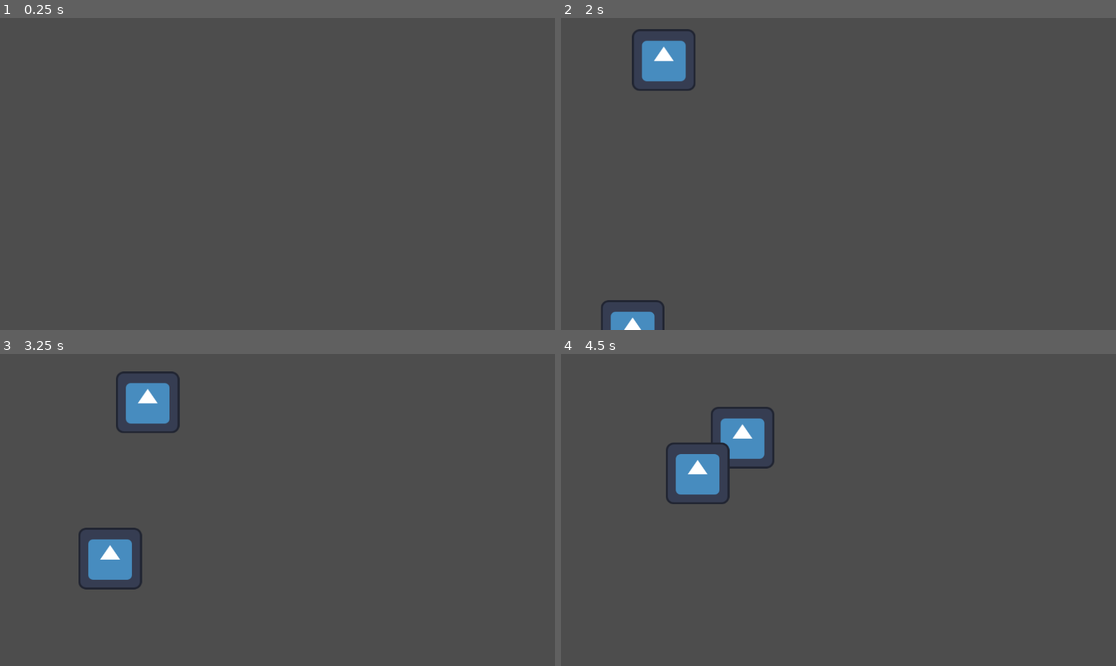
Above: before the commit, frames 1-4 (two rows, left to right).
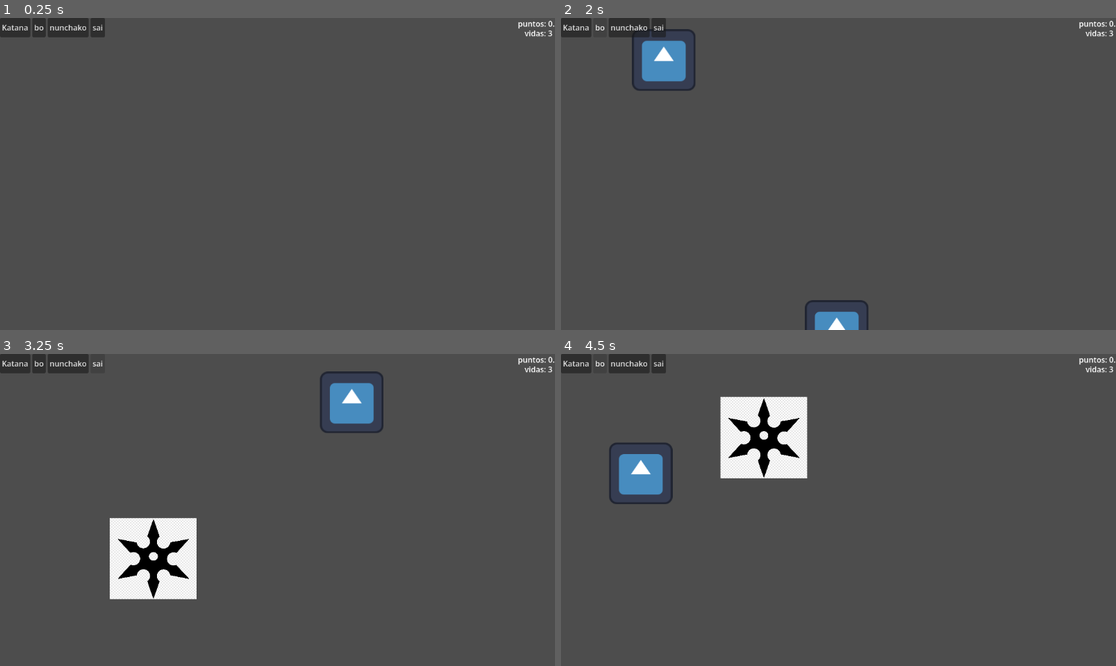
Above: after the commit, the same moments.

Repository: Vivasoscas272727/tortugas-ninja
Game: Godot game, scene res://nivel_1.tscn
The game is run twice, just before and just after one commit, with the same random seed, the same clock (stepped at 60 frames per second) and the same inputs. This scene is started directly instead of the project's main scene. The engine's default icon, where the game draws it, is replaced by a stand-in: a white triangle on a blue panel in a dark square.
Inputs (mouse positions are in pixels of both pictures, inside the frame that each line leads up to):
- Up to frame 1 (0.25 s): no input
- Up to frame 2 (2 s): click (577, 27) at 0.5 s, where only the run after the commit has a clickable "Katana"; click (599, 27) at 1.25 s, where only the run after the commit has a clickable "bo"
- Up to frame 3 (3.25 s): click (66, 363) at 2 s, where only the run after the commit has a clickable "nunchako"; click (99, 363) at 2.75 s, where only the run after the commit has a clickable "sai"
- Up to frame 4 (4.5 s): click (577, 363) at 3.5 s, where only the run after the commit has a clickable "Katana"; click (599, 363) at 4.25 s, where only the run after the commit has a clickable "bo"

The runs differ from the first frame. In frame 1, 1.1% of the frame differs, in the area x 0-100%, y 0-7%; in frame 2, 2.2%; in frame 3, 8.4%, in the area x 0-100%, y 0-79%; in frame 4, 7.7%.

Commit message:
mejoras del juego

Diff:
--- /dev/null
+++ b/juego-tortugas-ninja/bomba.tscn
@@ -0,0 +1,19 @@
+[gd_scene format=3 uid="uid://dyc6cw5sv7tm1"]
+
+[ext_resource type="Script" uid="uid://cu6q4ogivwp3t" path="res://pizza.gd" id="1_ncxna"]
+[ext_resource type="Texture2D" uid="uid://bycvlekqatf5i" path="res://shuriken.png" id="2_ncxna"]
+
+[sub_resource type="CircleShape2D" id="CircleShape2D_i514n"]
+radius = 82.75868
+
+[node name="Bomba" type="RigidBody2D" unique_id=230791850 groups=["bomba"]]
+script = ExtResource("1_ncxna")
+
+[node name="Sprite2D" type="Sprite2D" parent="." unique_id=1602271585]
+scale = Vector2(0.2, 0.194)
+texture = ExtResource("2_ncxna")
+
+[node name="CollisionShape2D" type="CollisionShape2D" parent="." unique_id=1499505079]
+position = Vector2(5.0000305, 1)
+scale = Vector2(-0.8461582, 0.7916678)
+shape = SubResource("CircleShape2D_i514n")
--- a/juego-tortugas-ninja/estela_arma.gd
+++ b/juego-tortugas-ninja/estela_arma.gd
@@ -1,6 +1,6 @@
 extends Line2D
 
-# 1. LAS VARIABLES (Tienen que ir siempre arriba del todo)
+# 1. LAS VARIABLES
 var longitud_estela = 10
 
 var DATOS_ARMAS = {
@@ -11,6 +11,10 @@
 }
 
 var arma_actual = "katana"
+
+# >>> ESTO FALTABA: Cargar la escena de los pedazos en memoria <<<
+var escena_pedazos = preload("res://objeto_roto.tscn")
+
 
 # 2. SE EJECUTA AL INICIAR
 func _ready() -> void:
@@ -24,7 +28,7 @@
 		self.width = DATOS_ARMAS[nombre_arma]["grosor"]
 		print("Arma cambiada a: ", nombre_arma)
 
-# 4. SE EJECUTA TODO EL TIEMPO (Dibuja la línea y mueve la colisión)
+# 4. SE EJECUTA TODO EL TIEMPO
 func _process(_delta: float) -> void:
 	var pos_raton = get_global_mouse_position()
 
@@ -37,5 +41,25 @@
 	$Area2D.global_position = pos_raton
 
 
+# >>> ESTO FALTABA: La nueva lógica de explosión <<<
 func _on_area_2d_body_entered(body: Node2D) -> void:
-	body.queue_free()
+	# 1. Comprobamos que el objeto tocado sea el original y no un pedazo suelto
+	if body.is_in_group("enemigo"):
+		var pedazos = escena_pedazos.instantiate()
+		pedazos.global_position = body.global_position
+
+		# 2. call_deferred le dice a Godot: "Espera a que termine el choque para meter esto"
+		get_tree().current_scene.call_deferred("add_child", pedazos)
+
+		get_tree().current_scene.sumar_punto()
+		# 3. Eliminamos el robot original
+		body.queue_free()
+
+	elif body.is_in_group("bomba"):
+		# Le avisamos al nivel principal que reste una vida
+		get_tree().current_scene.restar_vida()
+
+		# Opcional: Podrías añadir un efecto de explosión aquí después
+
+		# Destruimos la bomba para que no siga cayendo
+		body.queue_free()
--- a/juego-tortugas-ninja/nivel_1.gd
+++ b/juego-tortugas-ninja/nivel_1.gd
@@ -2,13 +2,38 @@
 
 # 1. Esto tiene que ir aquí arriba. Revisa que "pizza.tscn" sea exactamente el nombre de tu archivo.
 var molde_pizza = preload("res://pizza.tscn")
+var molde_bomba = preload("res://bomba.tscn")
+var puntos = 0
+var vidas = 5
 
 func _ready() -> void:
 	pass
 
 func _on_timeout() -> void:
-	print("¡El reloj funcionó y fabricó una pizza!")
+	# 1. Elegimos una posición al azar en la pantalla
 	var posicion_x_azar = randf_range(50, 750)
-	var nueva_pizza = molde_pizza.instantiate()
-	nueva_pizza.position = Vector2(posicion_x_azar,650)
-	add_child(nueva_pizza)
+
+	# 2. Tiramos el dado virtual del 1 al 10
+	var dado = randi_range(1, 10)
+	var nuevo_objeto
+
+	# 3. Decidimos qué fabricar
+	if dado <= 7:
+		nuevo_objeto = molde_pizza.instantiate()
+	else:
+		nuevo_objeto = molde_bomba.instantiate()
+
+	# 4. Lo colocamos y lo añadimos a la pantalla
+	nuevo_objeto.position = Vector2(posicion_x_azar, 650)
+	add_child(nuevo_objeto)
+
+func sumar_punto() -> void:
+	puntos += 10
+	$HUD/Textopuntos.text = "Puntos: " + str(puntos)
+
+func restar_vida() -> void:
+	vidas -= 1
+	$HUD/Textovidas.text = "Vidas: " + str(vidas)
+
+	if vidas <= 0:
+		print("¡Game Over! Te quedaste sin vidas.")
--- a/juego-tortugas-ninja/nivel_1.tscn
+++ b/juego-tortugas-ninja/nivel_1.tscn
@@ -11,4 +11,50 @@
 
 [node name="EstelaArma" parent="." unique_id=940233591 instance=ExtResource("2_eciuy")]
 
+[node name="InterfazArmas" type="CanvasLayer" parent="." unique_id=385581600]
+
+[node name="HBoxContainer" type="HBoxContainer" parent="InterfazArmas" unique_id=640363934]
+offset_right = 40.0
+offset_bottom = 40.0
+
+[node name="Button" type="Button" parent="InterfazArmas/HBoxContainer" unique_id=478548513]
+layout_mode = 2
+text = "Katana
+"
+
+[node name="Button2" type="Button" parent="InterfazArmas/HBoxContainer" unique_id=635784388]
+layout_mode = 2
+text = "bo"
+
+[node name="Button3" type="Button" parent="InterfazArmas/HBoxContainer" unique_id=2008815368]
+layout_mode = 2
+text = "nunchako"
+
+[node name="Button4" type="Button" parent="InterfazArmas/HBoxContainer" unique_id=1110974067]
+layout_mode = 2
+text = "sai"
+
+[node name="HUD" type="CanvasLayer" parent="." unique_id=944247826]
+
+[node name="Textopuntos" type="Label" parent="HUD" unique_id=1209722859]
+anchors_preset = -1
+anchor_left = 0.9331597
+anchor_right = 1.0
+anchor_bottom = 0.07561728
+grow_horizontal = 0
+text = "puntos: 0.
+"
+metadata/_edit_use_anchors_ = true
+
+[node name="Textovidas" type="Label" parent="HUD" unique_id=762351464]
+anchors_preset = 1
+anchor_left = 1.0
+anchor_right = 1.0
+offset_left = -63.0
+offset_top = 20.0
+offset_right = -5.0
+offset_bottom = 43.0
+grow_horizontal = 0
+text = "vidas: 3"
+
 [connection signal="timeout" from="Timer" to="." method="_on_timeout"]
--- /dev/null
+++ b/juego-tortugas-ninja/objeto_roto.tscn
@@ -0,0 +1,31 @@
+[gd_scene format=3 uid="uid://b8fmnhm5w6idc"]
+
+[ext_resource type="Texture2D" uid="uid://coq6tvo638y5d" path="res://icon.svg" id="1_yc7xl"]
+
+[sub_resource type="CircleShape2D" id="CircleShape2D_mycit"]
+
+[node name="Objetoroto" type="Node2D" unique_id=1764248513]
+
+[node name="Mitadizquierda" type="RigidBody2D" parent="." unique_id=2076444338]
+collision_mask = 0
+linear_velocity = Vector2(-201, -300)
+
+[node name="Sprite2D" type="Sprite2D" parent="Mitadizquierda" unique_id=1356962309]
+texture = ExtResource("1_yc7xl")
+region_enabled = true
+region_rect = Rect2(2.7999878, 5.799999, 60.800003, 119.466675)
+
+[node name="CollisionShape2D" type="CollisionShape2D" parent="Mitadizquierda" unique_id=701212152]
+shape = SubResource("CircleShape2D_mycit")
+
+[node name="MitadDerecha" type="RigidBody2D" parent="." unique_id=649578010]
+collision_mask = 0
+linear_velocity = Vector2(200, -300)
+
+[node name="Sprite2D" type="Sprite2D" parent="MitadDerecha" unique_id=1872642727]
+texture = ExtResource("1_yc7xl")
+region_enabled = true
+region_rect = Rect2(65.33365, -3.7999783, 65.0668, 139.20027)
+
+[node name="CollisionShape2D" type="CollisionShape2D" parent="MitadDerecha" unique_id=1256843668]
+shape = SubResource("CircleShape2D_mycit")
--- a/juego-tortugas-ninja/pizza.tscn
+++ b/juego-tortugas-ninja/pizza.tscn
@@ -5,7 +5,7 @@
 
 [sub_resource type="CircleShape2D" id="CircleShape2D_i514n"]
 
-[node name="Pizza" type="RigidBody2D" unique_id=230791850]
+[node name="Pizza" type="RigidBody2D" unique_id=230791850 groups=["enemigo"]]
 script = ExtResource("1_5birb")
 
 [node name="Sprite2D" type="Sprite2D" parent="." unique_id=1602271585]
Binary file added: juego-tortugas-ninja/shuriken.png
Not shown, added: juego-tortugas-ninja/shuriken.png.import
